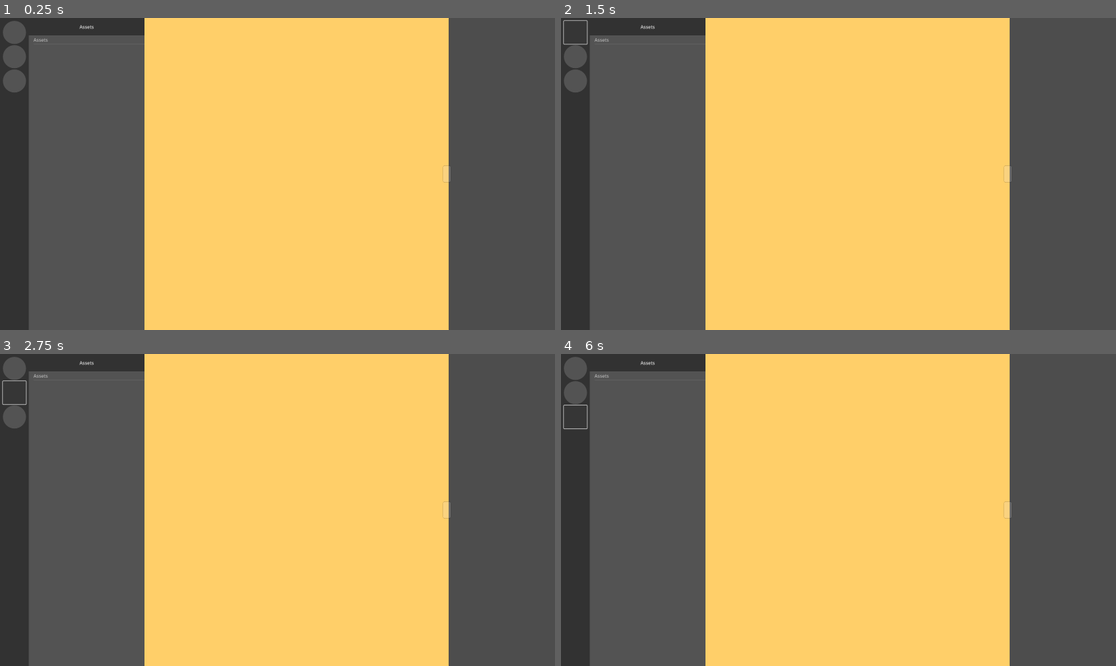
Above: before the commit, frames 1-4 (two rows, left to right).
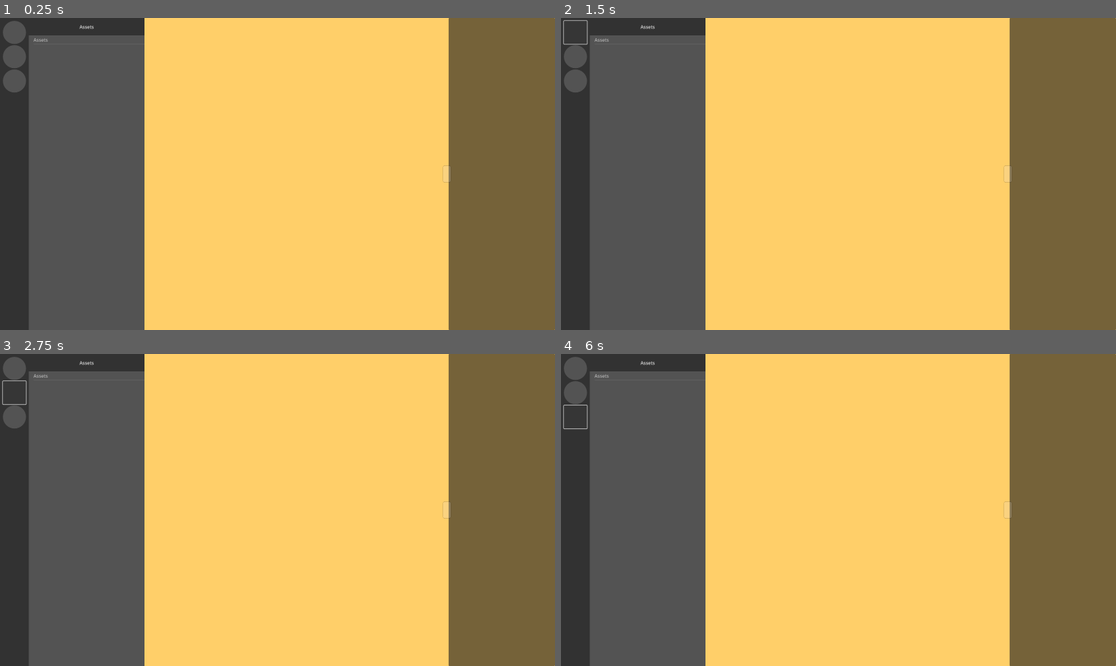
Above: after the commit, the same moments.

Repository: hunsri/3DAM
Game: Godot game, scene res://MainUI.tscn
The game is run twice, just before and just after one commit, with the same random seed, the same clock (stepped at 60 frames per second) and the same inputs.
Inputs (mouse positions are in pixels of both pictures, inside the frame that each line leads up to):
- Up to frame 1 (0.25 s): no input
- Up to frame 2 (1.5 s): click "Assets" at 0.5 s; click (577, 33) at 1.25 s
- Up to frame 3 (2.75 s): click (16, 391) at 2 s
- Up to frame 4 (6 s): click (577, 416) at 2.75 s; click "Assets" at 3.5 s; click (577, 369) at 4.25 s; click (577, 391) at 5 s; click (577, 416) at 5.75 s

The runs differ from the first frame. In frame 1, 19% of the frame differs, in the area x 80-100%, y 0-100%; in frame 2, 19%; in frame 3, 19%; in frame 4, 19%.

Commit message:
adds simple model caching

Diff:
--- a/MainUI.tscn
+++ b/MainUI.tscn
@@ -33,6 +33,9 @@
 dh = NodePath("../../DirectorySelector/DirectoryHandler")
 ih = NodePath("../HSplitContainer/AssetInfoSidebar/AssetInfoHandler")
 
+[node name="SubViewport" parent="Background/AssetExplorer2d/HSplitContainer/AssetInfoSidebar/Panel/SubViewportContainer" index="0"]
+size = Vector2i(368, 1080)
+
 [node name="DirectorySelector" parent="Background" instance=ExtResource("2_skpw3")]
 layout_mode = 1
 offset_right = 0.0
--- a/scenes/AssetInfoSidebar.tscn
+++ b/scenes/AssetInfoSidebar.tscn
@@ -1,8 +1,10 @@
-[gd_scene load_steps=10 format=3 uid="uid://cd5a0p23y433v"]
+[gd_scene load_steps=11 format=3 uid="uid://cd5a0p23y433v"]
 
 [ext_resource type="Script" uid="uid://bfqubijg7p3yh" path="res://scripts/AssetInfoHandler.gd" id="1_5565g"]
 [ext_resource type="Theme" uid="uid://koi0noce4p5b" path="res://themes/GUI_Base_Theme.tres" id="1_feb4m"]
 [ext_resource type="Script" uid="uid://gh78gaq6h0xx" path="res://scripts/asset_spawn_point.gd" id="3_ik0vy"]
+
+[sub_resource type="World3D" id="World3D_ik0vy"]
 
 [sub_resource type="Environment" id="Environment_feb4m"]
 background_color = Color(1, 1, 1, 0)
@@ -53,6 +55,9 @@
 stretch = true
 
 [node name="SubViewport" type="SubViewport" parent="Panel/SubViewportContainer"]
+own_world_3d = true
+world_3d = SubResource("World3D_ik0vy")
+transparent_bg = true
 handle_input_locally = false
 size = Vector2i(1920, 1080)
 render_target_update_mode = 4
--- a/scenes/AssetTile.tscn
+++ b/scenes/AssetTile.tscn
@@ -1,13 +1,47 @@
-[gd_scene load_steps=3 format=3 uid="uid://dbn3bs55ug33l"]
+[gd_scene load_steps=5 format=3 uid="uid://dbn3bs55ug33l"]
 
 [ext_resource type="Script" uid="uid://drsci52sccyih" path="res://scripts/AssetTile2D.gd" id="1_r1mgh"]
 
+[sub_resource type="World3D" id="World3D_r1mgh"]
+
+[sub_resource type="Environment" id="Environment_0bf7n"]
+ambient_light_source = 2
+ambient_light_color = Color(1, 1, 1, 1)
+
 [sub_resource type="StyleBoxEmpty" id="StyleBoxEmpty_r1mgh"]
 
-[node name="AssetTile" type="Panel" node_paths=PackedStringArray("asset_name_label")]
+[node name="AssetTile" type="Panel" node_paths=PackedStringArray("asset_name_label", "spawn_point")]
 custom_minimum_size = Vector2(200, 200)
 script = ExtResource("1_r1mgh")
 asset_name_label = NodePath("AssetNameLabel")
+spawn_point = NodePath("SubViewportContainer/SubViewport/SpawnPoint")
+
+[node name="SubViewportContainer" type="SubViewportContainer" parent="."]
+layout_mode = 1
+anchors_preset = 15
+anchor_right = 1.0
+anchor_bottom = 1.0
+grow_horizontal = 2
+grow_vertical = 2
+stretch = true
+
+[node name="SubViewport" type="SubViewport" parent="SubViewportContainer"]
+own_world_3d = true
+world_3d = SubResource("World3D_r1mgh")
+transparent_bg = true
+handle_input_locally = false
+size = Vector2i(200, 200)
+render_target_clear_mode = 2
+render_target_update_mode = 3
+
+[node name="SpawnPoint" type="Node3D" parent="SubViewportContainer/SubViewport"]
+
+[node name="SpringArm3D" type="SpringArm3D" parent="SubViewportContainer/SubViewport"]
+spring_length = 3.0
+
+[node name="Camera3D" type="Camera3D" parent="SubViewportContainer/SubViewport/SpringArm3D"]
+transform = Transform3D(1, 0, 0, 0, 1, 0, 0, 0, 1, 0, 0, 2.0128515)
+environment = SubResource("Environment_0bf7n")
 
 [node name="AssetSelectionButton" type="Button" parent="."]
 layout_mode = 1
--- a/scripts/AssetInfoHandler.gd
+++ b/scripts/AssetInfoHandler.gd
@@ -3,26 +3,10 @@
 @onready var spawn_point: Node3D = %SpawnPoint
 @onready var spring_arm_3d: SpringArm3D = %SpringArm3D
 
-
 func load_model(path_to_model: String):
 
 	reset_model()
-	var file_extension = path_to_model.get_extension()
-
-	match file_extension:
-		"gltf":
-			spawn_point.add_child(_load_gltf(path_to_model))
-		"glb":
-			spawn_point.add_child(_load_gltf(path_to_model))
-
-func _load_gltf(path_to_model: String) -> Node3D:
-	var gltf := GLTFDocument.new()
-	var gltf_state := GLTFState.new()
-	var snd_file = FileAccess.open(path_to_model, FileAccess.READ)
-	var fileBytes = PackedByteArray()
-	fileBytes = snd_file.get_buffer(snd_file.get_length())
-	gltf.append_from_buffer(fileBytes, path_to_model, gltf_state, 8)
-	return gltf.generate_scene(gltf_state)
+	ModelLoader.load_attach_model(path_to_model, spawn_point)
 
 func reset_model():
 	for child in spawn_point.get_children():
--- a/scripts/AssetTile2D.gd
+++ b/scripts/AssetTile2D.gd
@@ -1,8 +1,12 @@
 class_name AssetTile2D extends Panel
 
 @export var asset_name_label: Label
+@export var spawn_point: Node3D
 
 var asset_handler: AssetExplorerHandler
+
+func _ready() -> void:
+	display_preview()
 
 func set_handler(p_asset_handler: AssetExplorerHandler) -> void:
 	asset_handler = p_asset_handler
@@ -12,3 +16,7 @@
 
 func _on_asset_selection_button_pressed() -> void:
 	asset_handler.asset_clicked(asset_name_label.text)
+
+func display_preview() -> void:
+	var full_path = asset_handler.dh.get_currently_open_directory() + "/" + asset_name_label.text
+	ModelLoader.load_attach_model(full_path, spawn_point)
--- /dev/null
+++ b/scripts/ModelLoader.gd
@@ -0,0 +1,61 @@
+class_name ModelLoader
+
+static var model_map: Dictionary[int, Node3D] = {}
+
+static func load_attach_model(path_to_model: String, parent_node: Node3D) -> void:
+
+	if not path_to_model.get_extension() in ["gltf", "glb"]:
+		return
+
+	# clearing the existing model from the previous view
+	for child in parent_node.get_children():
+		child.queue_free()
+
+	var model: Node3D = (_load_model(path_to_model))
+
+	parent_node.add_child(model)
+
+static func _load_model(path_to_model: String) -> Node3D:
+	var model_hash: int = _model_hash(path_to_model)
+	var model: Node3D = model_map.get(model_hash)
+
+	if model == null:
+		model = _load_from_disk(path_to_model)
+		model_map.set(_model_hash(path_to_model), model)
+
+	return model.duplicate(true)
+
+static func _load_from_disk(path_to_model: String) -> Node3D:
+	var file_extension = path_to_model.get_extension()
+	match file_extension:
+		"gltf":
+			return _load_gltf(path_to_model)
+		"glb":
+			return _load_gltf(path_to_model)
+
+	return null
+
+static func _model_hash(path_to_model: String) -> int:
+	# uses path and last modified to calculate hash
+	# ensures that modified versions aren't hitting same cache as old versions
+	return (path_to_model+_read_last_modified(path_to_model)).hash()
+
+static func _read_last_modified(file_path: String) -> String:
+	var file = FileAccess.open(file_path, FileAccess.READ)
+	if not file == null:
+		var last_modified = FileAccess.get_modified_time(file_path)  # Get last modified time
+		file.close()
+		return str(last_modified)
+	else:
+		print("Error opening the file:", file_path)
+
+	return ""
+
+static func _load_gltf(path_to_model: String) -> Node3D:
+	var gltf := GLTFDocument.new()
+	var gltf_state := GLTFState.new()
+	var snd_file = FileAccess.open(path_to_model, FileAccess.READ)
+	var fileBytes = PackedByteArray()
+	fileBytes = snd_file.get_buffer(snd_file.get_length())
+	gltf.append_from_buffer(fileBytes, path_to_model, gltf_state, 8)
+	return gltf.generate_scene(gltf_state)
Not shown, added: scripts/ModelLoader.gd.uid
